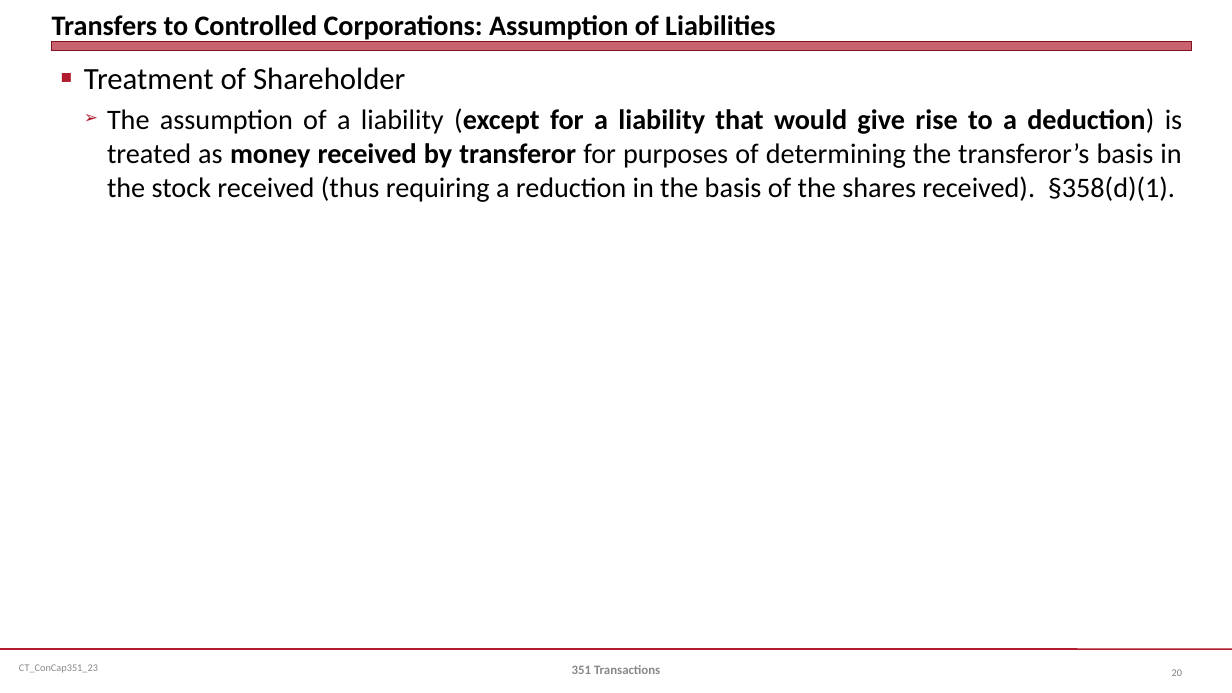
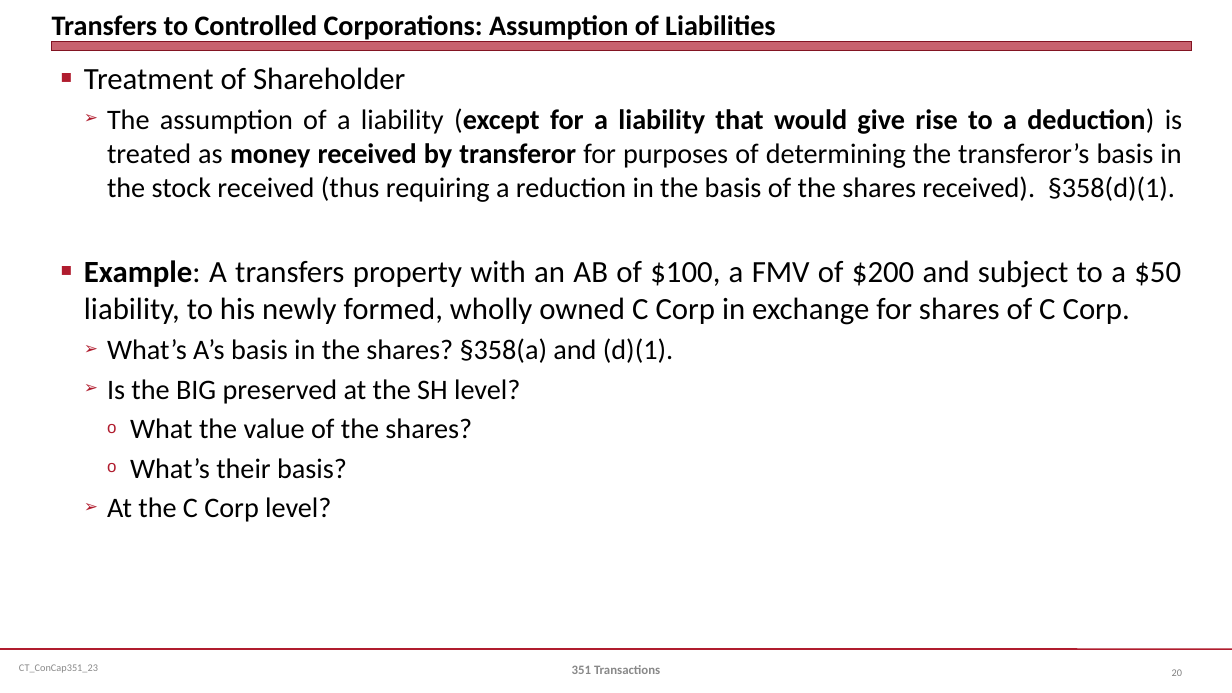
Before and after one commit to jmc877/Corporate-Tax, a slide deck: slide 20 of slides/CT_ConCap351_23.pptx. Drawn at 1232x693 pixels with LibreOffice and Linux fonts; fonts in the diff are those of the drawing. Boxes give left, top, right and bottom in pixels: in the first picture for what was removed or moved away, otherwise in the second. Text is boxed around its words. In the diff, an @@ line names an element or a change of style, - is before the commit and + after.

```diff
--- a/slides/CT_ConCap351_23.pptx
+++ b/slides/CT_ConCap351_23.pptx
@@ text at (84, 260, 1181, 522): paragraphs added @@
+■ Example: A transfers property with an AB of $100, a FMV of $200 and subject to a $50 liability, to his newly formed, wholly owned C Corp in exchange for shares of C Corp.
+  ➢ What’s A’s basis in the shares? §358(a) and (d)(1).
+  ➢ Is the BIG preserved at the SH level?
+    o What the value of the shares?
+    o What’s their basis?
+  ➢ At the C Corp level?
```
Also in this commit, not shown: 3 other slides changed.
